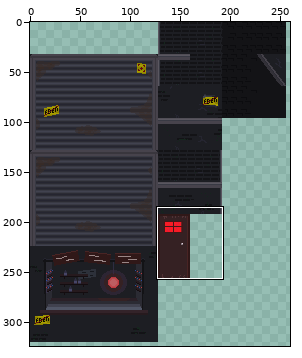
One commit to this sprite sheet: prjVenomBite/sprites/cityBackground_spr/layers/cdedde1d-288b-4074-82f4-34d5fa98caba/bc8d0c2e-2e45-4c2d-8573-2cfe0c026dd2.png. The first picture is a wide view before the edit; the outline marks the close-up.
Close-up. Old version:
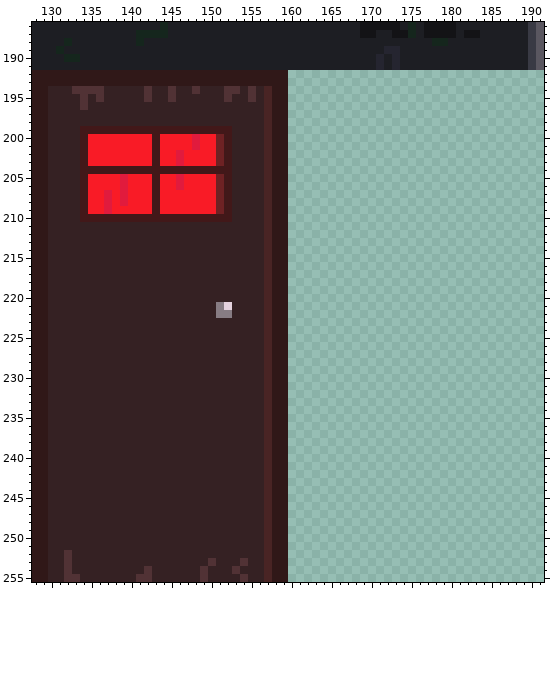
The file is 384x384 pixels. Colours within 5 levels of each other are drawn and written as one. Shown: x 128..191, y 186..255. The wide view leaves out empty margins.
After the commit:
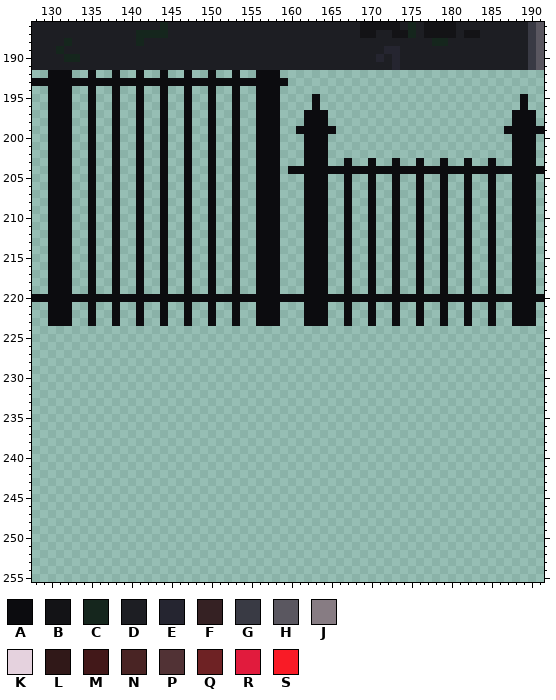
Palette (. is transparent): A #0c0c0f  B #131316  C #15261d  D #1d1e23  E #252530  F #352123  G #393a44  H #5a5760  J #877c83  K #e5d2de  L #301818  M #421819  N #492424  P #513235  Q #6e2224  R #e11b3d  S #f91b26
Diff:
Changed rows in their new state; - is an unchanged pixel.
first column x 128:
191 -------------------------------------------D--------------------
192 ..AAA..A..A..A..A..A..A..A..AAA.--------------------------------
193 AAAAAAAAAAAAAAAAAAAAAAAAAAAAAAAA--------------------------------
194 ..AAA..A..A..A..A..A..A..A..AAA.--------------------------------
195 ..AAA..A..A..A..A..A..A..A..AAA.---A-------------------------A--
196 ..AAA..A..A..A..A..A..A..A..AAA.---A-------------------------A--
197 ..AAA..A..A..A..A..A..A..A..AAA.--AAA-----------------------AAA-
198 ..AAA..A..A..A..A..A..A..A..AAA.--AAA-----------------------AAA-
199 ..AAA..A..A..A..A..A..A..A..AAA.-AAAAA---------------------AAAAA
200 ..AAA..A..A..A..A..A..A..A..AAA.--AAA-----------------------AAA-
201 ..AAA..A..A..A..A..A..A..A..AAA.--AAA-----------------------AAA-
202 ..AAA..A..A..A..A..A..A..A..AAA.--AAA-----------------------AAA-
203 ..AAA..A..A..A..A..A..A..A..AAA.--AAA--A--A--A--A--A--A--A--AAA-
204 ..AAA..A..A..A..A..A..A..A..AAA.AAAAAAAAAAAAAAAAAAAAAAAAAAAAAAAA
205 ..AAA..A..A..A..A..A..A..A..AAA.--AAA--A--A--A--A--A--A--A--AAA-
206 ..AAA..A..A..A..A..A..A..A..AAA.--AAA--A--A--A--A--A--A--A--AAA-
207 ..AAA..A..A..A..A..A..A..A..AAA.--AAA--A--A--A--A--A--A--A--AAA-
208 ..AAA..A..A..A..A..A..A..A..AAA.--AAA--A--A--A--A--A--A--A--AAA-
209 ..AAA..A..A..A..A..A..A..A..AAA.--AAA--A--A--A--A--A--A--A--AAA-
210 ..AAA..A..A..A..A..A..A..A..AAA.--AAA--A--A--A--A--A--A--A--AAA-
211 ..AAA..A..A..A..A..A..A..A..AAA.--AAA--A--A--A--A--A--A--A--AAA-
212 ..AAA..A..A..A..A..A..A..A..AAA.--AAA--A--A--A--A--A--A--A--AAA-
213 ..AAA..A..A..A..A..A..A..A..AAA.--AAA--A--A--A--A--A--A--A--AAA-
214 ..AAA..A..A..A..A..A..A..A..AAA.--AAA--A--A--A--A--A--A--A--AAA-
215 ..AAA..A..A..A..A..A..A..A..AAA.--AAA--A--A--A--A--A--A--A--AAA-
216 ..AAA..A..A..A..A..A..A..A..AAA.--AAA--A--A--A--A--A--A--A--AAA-
217 ..AAA..A..A..A..A..A..A..A..AAA.--AAA--A--A--A--A--A--A--A--AAA-
218 ..AAA..A..A..A..A..A..A..A..AAA.--AAA--A--A--A--A--A--A--A--AAA-
219 ..AAA..A..A..A..A..A..A..A..AAA.--AAA--A--A--A--A--A--A--A--AAA-
220 AAAAAAAAAAAAAAAAAAAAAAAAAAAAAAAAAAAAAAAAAAAAAAAAAAAAAAAAAAAAAAAA
221 ..AAA..A..A..A..A..A..A..A..AAA.--AAA--A--A--A--A--A--A--A--AAA-
222 ..AAA..A..A..A..A..A..A..A..AAA.--AAA--A--A--A--A--A--A--A--AAA-
223 ..AAA..A..A..A..A..A..A..A..AAA.--AAA--A--A--A--A--A--A--A--AAA-
224 ................................--------------------------------
225 ................................--------------------------------
226 ................................--------------------------------
227 ................................--------------------------------
228 ................................--------------------------------
229 ................................--------------------------------
230 ................................--------------------------------
231 ................................--------------------------------
232 ................................--------------------------------
233 ................................--------------------------------
234 ................................--------------------------------
235 ................................--------------------------------
236 ................................--------------------------------
237 ................................--------------------------------
238 ................................--------------------------------
239 ................................--------------------------------
240 ................................--------------------------------
241 ................................--------------------------------
242 ................................--------------------------------
243 ................................--------------------------------
244 ................................--------------------------------
245 ................................--------------------------------
246 ................................--------------------------------
247 ................................--------------------------------
248 ................................--------------------------------
249 ................................--------------------------------
250 ................................--------------------------------
251 ................................--------------------------------
252 ................................--------------------------------
253 ................................--------------------------------
254 ................................--------------------------------
255 ................................--------------------------------
Where, in picture pixels (left, top, right, bottom), the same in both close-ups:
changed: (376, 62, 384, 70)
changed: (32, 70, 544, 582)
